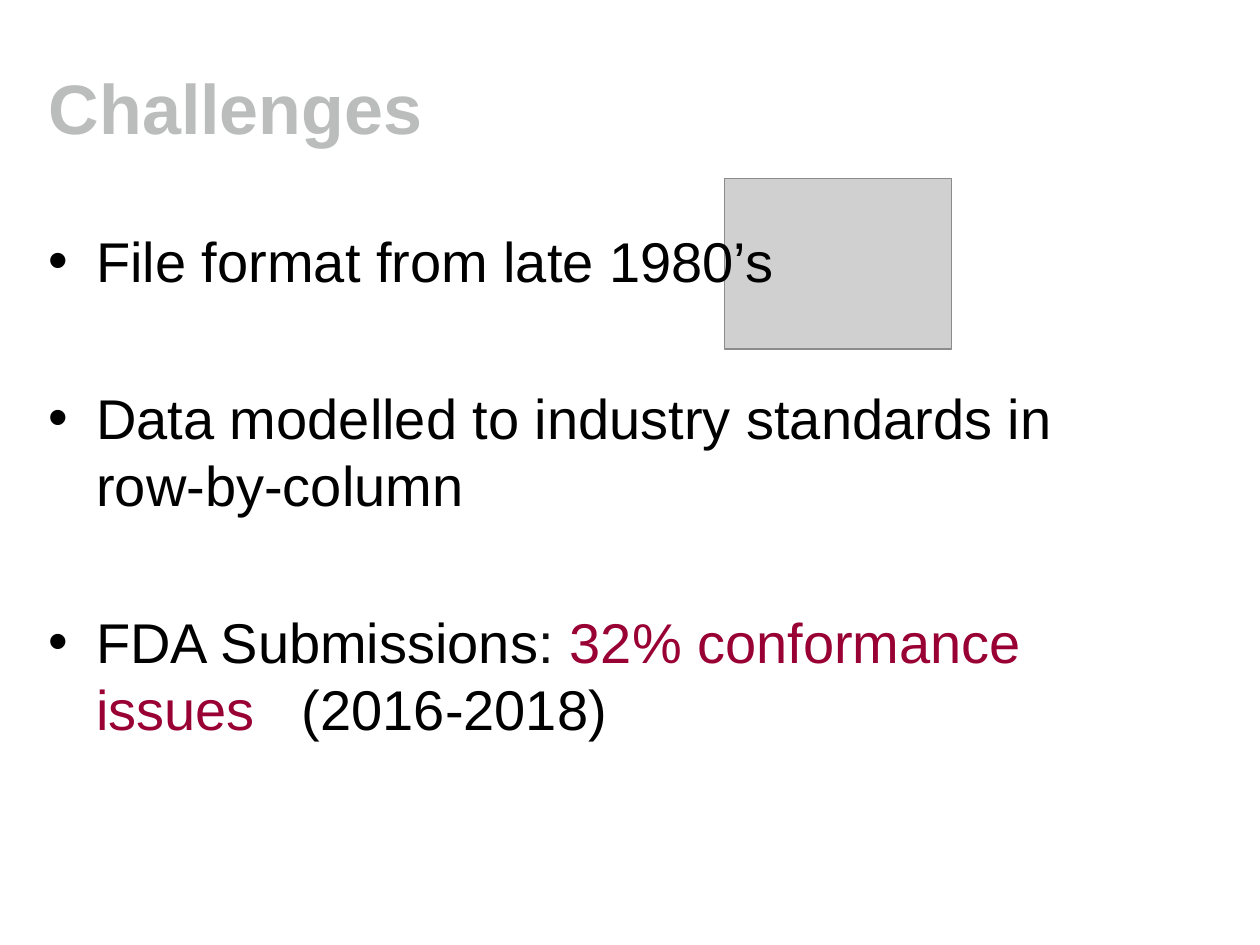
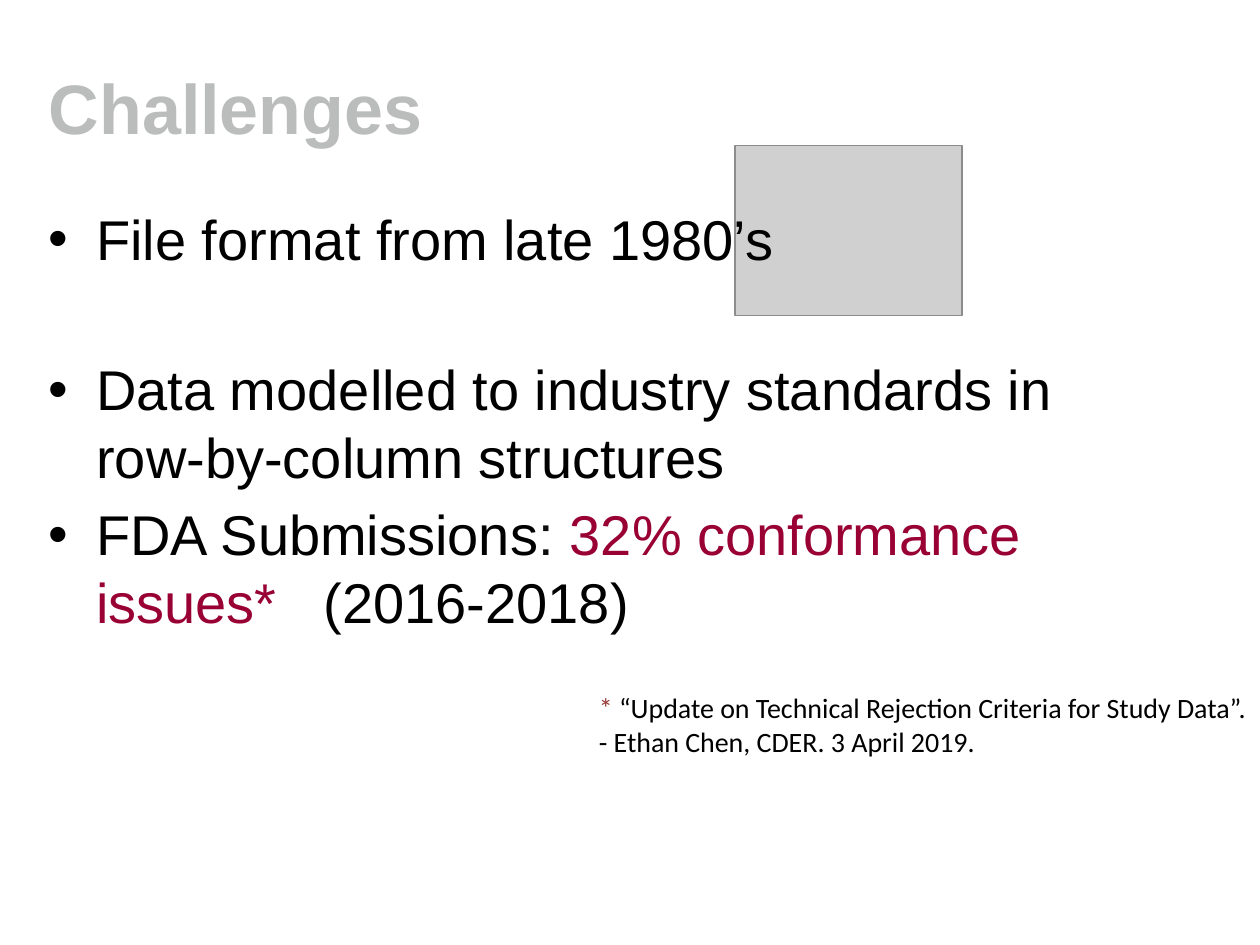
Before and after one commit to phuse-org/SENDConform, a slide deck: slide 4 of doc/Meetings/StudyDataValidation-PHUSEWebinarWed-2020-03-25.pptx. Drawn at 1260x945 pixels with LibreOffice and Linux fonts; fonts in the diff are those of the drawing; grey boxes stand for pictures; background and template pictures are left out. Boxes give left, top, right and bottom in pixels: in the first picture for what was removed or moved away, otherwise in the second. Text is boxed around its words. In the diff, an @@ line names an element or a change of style, - is before the commit and + after.

```diff
--- a/doc/Meetings/StudyDataValidation-PHUSEWebinarWed-2020-03-25.pptx
+++ b/doc/Meetings/StudyDataValidation-PHUSEWebinarWed-2020-03-25.pptx
@@ picture: place and size @@
-picture at (724, 179, 951, 349)
+picture at (735, 145, 961, 315)
@@ text "File format from late 1980’s": place and size @@
-text "File format from late 1980’s" at (96, 238, 1052, 741)
+text "File format from late 1980’s" at (96, 215, 1052, 633)
@@ text at (96, 369, 1052, 633): text changed @@
-• Data modelled to industry standards in row-by-column
-• FDA Submissions: 32% conformance issues (2016-2018)
+• Data modelled to industry standards in row-by-column structures
+• FDA Submissions: 32% conformance issues* (2016-2018)
@@ text added at (614, 698, 1246, 757), 16 pt, text #000000 @@
+* “Update on Technical Rejection Criteria for Study Data”.
+- Ethan Chen, CDER. 3 April 2019.
```
Also in this commit, not shown: 8 other slides changed, 1 slide removed, 1 other file.
